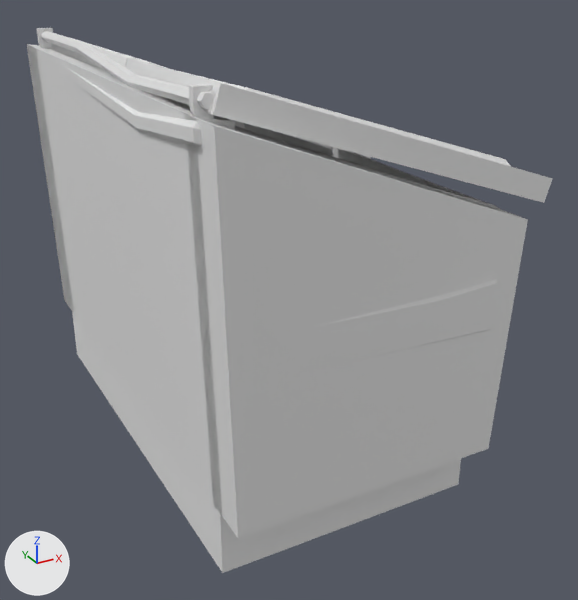
The glTF model packages/client/public/models/synty/apocalypse/prop-dumpster.glb, before and after one commit.
Before and after are seen from a 50 mm lens placed at (-1.06, -2.19, 1.48), pointed at (0.07, -0.13, 0.44). The lights are fixed; the arrows at lower left show +X, +Y and +Z. The older version comes first. Where no turn or scale is listed for an object, it has been applied to the vertices. Vertices at exactly the same position are counted once.

The first picture shows 'dumpster'.
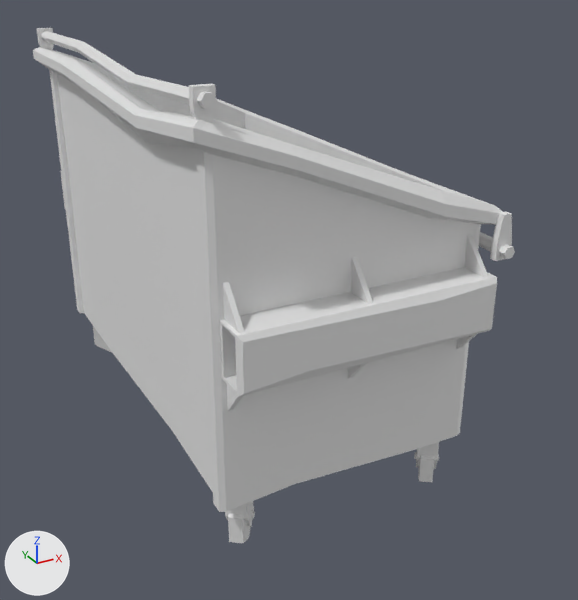
Where the newer file only moved an object's origin or applied its transform, the numbers keep the older frame.

Location of each change, (x1, y1, x2, y2) in pixels of the pictures (578 x 600 px):
'dumpster', reshaped (8% narrower): before (27, 28, 552, 573); after (33, 28, 515, 543)
part 1 of me_dumpster, deleted: before (27, 42, 552, 573)

The change, as a diff of the scene's bpy script:
```diff
--- a/packages/client/public/models/synty/apocalypse/prop-dumpster.glb.py
+++ b/packages/client/public/models/synty/apocalypse/prop-dumpster.glb.py
@@ me_dumpster @@
 # used by ob_dumpster; location = (0.007, -0.004, 0.62)
-me_dumpster.from_pydata(...)  # 770 vertices, 1324 faces; spans x -0.48..0.48, y -0.81..0.81, z -0.62..0.62
+me_dumpster.from_pydata(...)  # 628 vertices, 1068 faces; spans x -0.48..0.39, y -0.81..0.81, z -0.62..0.61
+# me_dumpster part 1: 7 loose pieces with 142 vertices, spanning x -0.46..0.48, y -0.81..0.81, z -0.62..0.62, are deleted
 me_dumpster.materials.append(mat_apocalypse)
```
